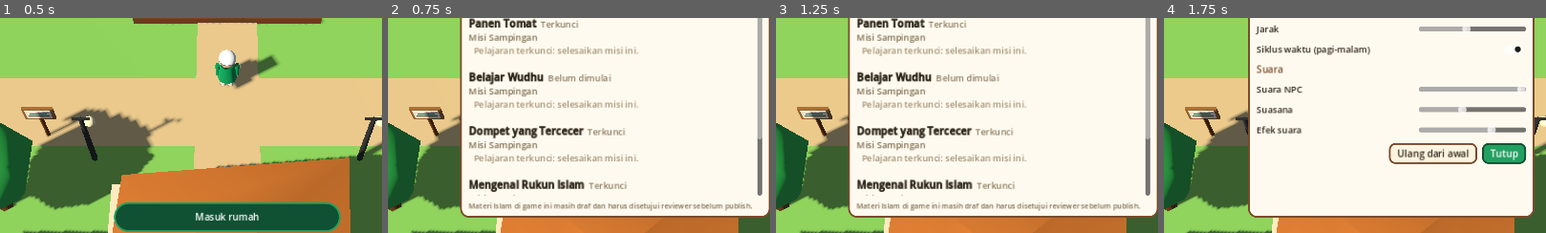
Above: before the commit, frames 1-4 (left to right).
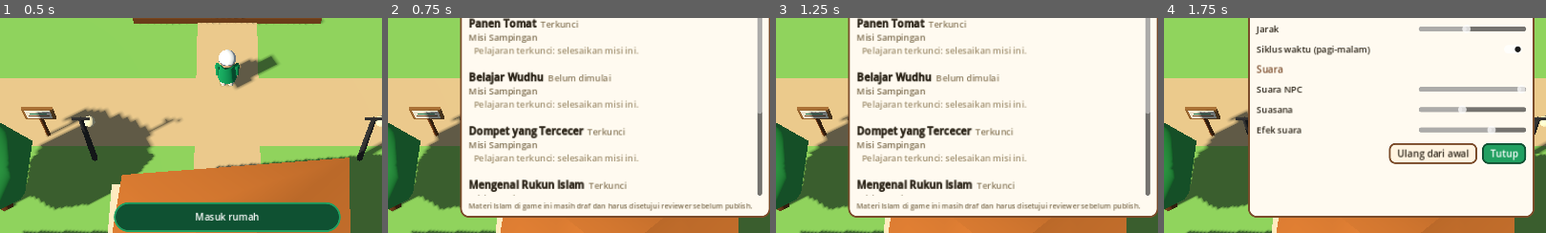
Above: after the commit, the same moments.

Repository: berlianlife/jelajah-kampung
Game: Godot game, scene res://scenes/main.tscn
Two runs of this game, one before a commit and one after it. Both use one fixed random seed, a clock stepped at 60 frames per second and the inputs below.
Inputs:
- Up to frame 1 (0.5 s): no input
- Up to frame 2 (0.75 s): click "Jurnal (J)" at 0.5 s
- Up to frame 3 (1.25 s): no input
- Up to frame 4 (1.75 s): click "Pengaturan" at 1.25 s
The pictures show only the part of the screen within x 20-70%, y 37-87%; the shares and areas given below are measured in that part.

Frame 1 is identical in both runs. In frame 2, 0.1% of the frame differs, in the area x 96-98%, y 44-57%; in frame 3, 0.1%; in frame 4, nothing differs.

Commit message:
v0.8: Bertamu dan Adab Makan, Bu Aminah's house, chained questions, teleport effect, unbiased quiz buttons

Diff:
--- a/data/quests/03_learn_wudhu.json
+++ b/data/quests/03_learn_wudhu.json
@@ -123,7 +123,8 @@
               "label": "Berniat di dalam hati, lalu membaca basmalah",
               "counter_add": 1,
               "sfx": "pick",
-              "toast": "Bagus! Langkah 1 dari 7"
+              "toast": "Bagus! Langkah 1 dari 7",
+              "continue": true
             },
             {
               "label": "Membasuh kedua telapak tangan",
@@ -179,7 +180,8 @@
               "label": "Membasuh kedua telapak tangan",
               "counter_add": 1,
               "sfx": "pick",
-              "toast": "Bagus! Langkah 2 dari 7"
+              "toast": "Bagus! Langkah 2 dari 7",
+              "continue": true
             }
           ]
         },
@@ -208,7 +210,8 @@
               "label": "Berkumur dan membersihkan hidung",
               "counter_add": 1,
               "sfx": "pick",
-              "toast": "Bagus! Langkah 3 dari 7"
+              "toast": "Bagus! Langkah 3 dari 7",
+              "continue": true
             },
             {
               "label": "Membasuh wajah",
@@ -237,7 +240,8 @@
               "label": "Membasuh wajah",
               "counter_add": 1,
               "sfx": "pick",
-              "toast": "Bagus! Langkah 4 dari 7"
+              "toast": "Bagus! Langkah 4 dari 7",
+              "continue": true
             },
             {
               "label": "Membasuh kedua tangan sampai siku",
@@ -293,7 +297,8 @@
               "label": "Membasuh kedua tangan sampai siku",
               "counter_add": 1,
               "sfx": "pick",
-              "toast": "Bagus! Langkah 5 dari 7"
+              "toast": "Bagus! Langkah 5 dari 7",
+              "continue": true
             }
           ]
         },
@@ -322,7 +327,8 @@
               "label": "Mengusap kepala dan kedua telinga",
               "counter_add": 1,
               "sfx": "pick",
-              "toast": "Bagus! Langkah 6 dari 7"
+              "toast": "Bagus! Langkah 6 dari 7",
+              "continue": true
             },
             {
               "label": "Membasuh kedua kaki sampai mata kaki",
--- /dev/null
+++ b/data/quests/07_adab_makan.json
@@ -0,0 +1,413 @@
+{
+  "quest_id": "q.adab_makan",
+  "type": "side",
+  "title": "Bertamu dan Adab Makan",
+  "requires": {
+    "q.help_neighbor": 3
+  },
+  "goal": 6,
+  "start_target": "aminah",
+  "content_status": "draft_pending_review",
+  "review_notes": "Adab bertamu dan adab makan untuk anak. Redaksi dan dalil setiap adab WAJIB diverifikasi reviewer sebelum publish. Belum ada dalil di game.",
+  "learning_objective": "Adab bertamu (izin, salam) dan adab makan",
+  "target_age": "5-12",
+  "reviewer": null,
+  "version": 1,
+  "steps": [
+    {
+      "text": "Ketuk pintu rumah Bu Aminah",
+      "done_if": {
+        "state_gte": 2
+      },
+      "target": "pintu_aminah"
+    },
+    {
+      "text": "Makan siang bersama Bu Aminah ({n}/{goal})",
+      "done_if": {
+        "state_gte": 3
+      },
+      "target": "aminah_home"
+    }
+  ],
+  "npcs": {
+    "aminah": {
+      "0": {
+        "lines": [
+          {
+            "who": "Bu Aminah",
+            "text": "Ahmad, siang ini Ibu masak opor ayam."
+          },
+          {
+            "who": "Bu Aminah",
+            "text": "Mampir makan siang di rumah Ibu, yuk. Ibu tunggu di dalam, ya."
+          }
+        ],
+        "choices": [
+          {
+            "label": "Mau, Bu! Terima kasih.",
+            "set_state": 1,
+            "toast": "Misi sampingan: Bertamu dan Adab Makan",
+            "reply": [
+              {
+                "who": "Bu Aminah",
+                "text": "Nanti ketuk pintunya dulu, ya."
+              }
+            ]
+          },
+          {
+            "label": "Nanti dulu, Bu.",
+            "reply": [
+              {
+                "who": "Bu Aminah",
+                "text": "Iya, Nak. Kapan-kapan mampir, ya."
+              }
+            ]
+          }
+        ]
+      },
+      "1": {
+        "lines": [
+          {
+            "who": "Bu Aminah",
+            "text": "Ibu masuk dulu menyiapkan makanan. Ketuk pintunya, ya."
+          }
+        ]
+      },
+      "2": {
+        "lines": [
+          {
+            "who": "Bu Aminah",
+            "text": "Ayo masuk, makanannya sudah siap di dalam."
+          }
+        ]
+      },
+      "3": {
+        "lines": [
+          {
+            "who": "Bu Aminah",
+            "text": "Terima kasih sudah mampir tadi, Ahmad."
+          }
+        ]
+      }
+    },
+    "aminah_home": {
+      "2": [
+        {
+          "if": {
+            "counter_gte": 0,
+            "counter_lt": 1
+          },
+          "lines": [
+            {
+              "who": "Bu Aminah",
+              "text": "Makanan sudah siap. Sebelum makan, apa yang Ahmad lakukan dulu?"
+            }
+          ],
+          "choices": [
+            {
+              "label": "Mencuci tangan",
+              "counter_add": 1,
+              "sfx": "pick",
+              "continue": true,
+              "toast": "Bagus! 1 dari 6"
+            },
+            {
+              "label": "Langsung mengambil lauk",
+              "reply": [
+                {
+                  "who": "Bu Aminah",
+                  "text": "Hmm, coba pikirkan lagi, Nak. Bicara lagi dengan Ibu kalau sudah ingat."
+                }
+              ]
+            },
+            {
+              "label": "Duduk sambil bermain bola",
+              "reply": [
+                {
+                  "who": "Bu Aminah",
+                  "text": "Hmm, coba pikirkan lagi, Nak. Bicara lagi dengan Ibu kalau sudah ingat."
+                }
+              ]
+            }
+          ]
+        },
+        {
+          "if": {
+            "counter_gte": 1,
+            "counter_lt": 2
+          },
+          "lines": [
+            {
+              "who": "Bu Aminah",
+              "text": "Sebelum suapan pertama, Ahmad..."
+            }
+          ],
+          "choices": [
+            {
+              "label": "Meniup-niup makanan yang panas",
+              "reply": [
+                {
+                  "who": "Bu Aminah",
+                  "text": "Hmm, coba pikirkan lagi, Nak. Bicara lagi dengan Ibu kalau sudah ingat."
+                }
+              ]
+            },
+            {
+              "label": "Membaca bismillah",
+              "counter_add": 1,
+              "sfx": "pick",
+              "continue": true,
+              "toast": "Bagus! 2 dari 6"
+            },
+            {
+              "label": "Langsung makan tanpa membaca apa-apa",
+              "reply": [
+                {
+                  "who": "Bu Aminah",
+                  "text": "Hmm, coba pikirkan lagi, Nak. Bicara lagi dengan Ibu kalau sudah ingat."
+                }
+              ]
+            }
+          ]
+        },
+        {
+          "if": {
+            "counter_gte": 2,
+            "counter_lt": 3
+          },
+          "lines": [
+            {
+              "who": "Bu Aminah",
+              "text": "Tangan mana yang dipakai untuk makan?"
+            }
+          ],
+          "choices": [
+            {
+              "label": "Tangan kiri",
+              "reply": [
+                {
+                  "who": "Bu Aminah",
+                  "text": "Hmm, coba pikirkan lagi, Nak. Bicara lagi dengan Ibu kalau sudah ingat."
+                }
+              ]
+            },
+            {
+              "label": "Bebas saja, mana yang dekat",
+              "reply": [
+                {
+                  "who": "Bu Aminah",
+                  "text": "Hmm, coba pikirkan lagi, Nak. Bicara lagi dengan Ibu kalau sudah ingat."
+                }
+              ]
+            },
+            {
+              "label": "Tangan kanan",
+              "counter_add": 1,
+              "sfx": "pick",
+              "continue": true,
+              "toast": "Bagus! 3 dari 6"
+            }
+          ]
+        },
+        {
+          "if": {
+            "counter_gte": 3,
+            "counter_lt": 4
+          },
+          "lines": [
+            {
+              "who": "Bu Aminah",
+              "text": "Lauknya ada di beberapa piring. Ahmad mengambil yang mana?"
+            }
+          ],
+          "choices": [
+            {
+              "label": "Yang dekat dengan Ahmad",
+              "counter_add": 1,
+              "sfx": "pick",
+              "continue": true,
+              "toast": "Bagus! 4 dari 6"
+            },
+            {
+              "label": "Yang paling jauh di seberang",
+              "reply": [
+                {
+                  "who": "Bu Aminah",
+                  "text": "Hmm, coba pikirkan lagi, Nak. Bicara lagi dengan Ibu kalau sudah ingat."
+                }
+              ]
+            },
+            {
+              "label": "Semua dipindah ke piring Ahmad",
+              "reply": [
+                {
+                  "who": "Bu Aminah",
+                  "text": "Hmm, coba pikirkan lagi, Nak. Bicara lagi dengan Ibu kalau sudah ingat."
+                }
+              ]
+            }
+          ]
+        },
+        {
+          "if": {
+            "counter_gte": 4,
+            "counter_lt": 5
+          },
+          "lines": [
+            {
+              "who": "Bu Aminah",
+              "text": "Ternyata ada sayur yang kurang Ahmad suka. Apa yang Ahmad lakukan?"
+            }
+          ],
+          "choices": [
+            {
+              "label": "Menyisihkan sayur ke piring orang lain",
+              "reply": [
+                {
+                  "who": "Bu Aminah",
+                  "text": "Hmm, coba pikirkan lagi, Nak. Bicara lagi dengan Ibu kalau sudah ingat."
+                }
+              ]
+            },
+            {
+              "label": "Tidak mencela makanan, cukup tidak mengambilnya",
+              "counter_add": 1,
+              "sfx": "pick",
+              "continue": true,
+              "toast": "Bagus! 5 dari 6"
+            },
+            {
+              "label": "Bilang sayurnya tidak enak",
+              "reply": [
+                {
+                  "who": "Bu Aminah",
+                  "text": "Hmm, coba pikirkan lagi, Nak. Bicara lagi dengan Ibu kalau sudah ingat."
+                }
+              ]
+            }
+          ]
+        },
+        {
+          "if": {
+            "counter_gte": 5,
+            "counter_lt": 6
+          },
+          "lines": [
+            {
+              "who": "Bu Aminah",
+              "text": "Alhamdulillah, sudah kenyang. Selesai makan Ahmad mengucapkan apa?"
+            }
+          ],
+          "choices": [
+            {
+              "label": "Sudah, ah",
+              "reply": [
+                {
+                  "who": "Bu Aminah",
+                  "text": "Hmm, coba pikirkan lagi, Nak. Bicara lagi dengan Ibu kalau sudah ingat."
+                }
+              ]
+            },
+            {
+              "label": "Tidak mengucapkan apa-apa",
+              "reply": [
+                {
+                  "who": "Bu Aminah",
+                  "text": "Hmm, coba pikirkan lagi, Nak. Bicara lagi dengan Ibu kalau sudah ingat."
+                }
+              ]
+            },
+            {
+              "label": "Alhamdulillah",
+              "counter_add": 1,
+              "sfx": "done",
+              "set_state": 3,
+              "add_sticker": 1,
+              "learn": "adab.makan_bertamu",
+              "learn_title": "Adab Bertamu dan Makan",
+              "learn_text": "Saat bertamu Ahmad mengetuk pintu dan mengucapkan salam. Saat makan ia mencuci tangan, membaca bismillah, makan dengan tangan kanan, mengambil yang dekat, tidak mencela makanan, dan mengucapkan alhamdulillah.",
+              "reply": [
+                {
+                  "who": "Bu Aminah",
+                  "text": "Masya Allah, adab makanmu bagus sekali, Ahmad. Terima kasih sudah mampir."
+                }
+              ]
+            }
+          ]
+        }
+      ],
+      "3": {
+        "lines": [
+          {
+            "who": "Bu Aminah",
+            "text": "Kalau sudah, boleh pamit lewat pintu, ya. Hati-hati di jalan."
+          }
+        ]
+      }
+    }
+  },
+  "items": {
+    "pintu_aminah": {
+      "1": {
+        "lines": [
+          {
+            "who": "Ahmad",
+            "text": "Ini rumah Bu Aminah. Apa yang sebaiknya Ahmad lakukan?"
+          }
+        ],
+        "choices": [
+          {
+            "label": "Langsung membuka pintu dan masuk",
+            "reply": [
+              {
+                "who": "Ahmad",
+                "text": "Eh, sebaiknya jangan langsung masuk rumah orang. Ketuk dulu."
+              }
+            ]
+          },
+          {
+            "label": "Mengetuk pintu dan mengucapkan salam",
+            "set_state": 2,
+            "sfx": "open",
+            "teleport": {
+              "to": {
+                "x": 100.0,
+                "z": -27.2
+              },
+              "place": "Rumah Bu Aminah"
+            },
+            "toast": "Bu Aminah mempersilakan masuk"
+          },
+          {
+            "label": "Mengintip dari jendela",
+            "reply": [
+              {
+                "who": "Ahmad",
+                "text": "Mengintip rumah orang itu tidak sopan. Ketuk pintu dan ucapkan salam saja."
+              }
+            ]
+          }
+        ]
+      },
+      "3": {
+        "lines": [
+          {
+            "who": "Ahmad",
+            "text": "Assalamu'alaikum, Bu Aminah."
+          },
+          {
+            "who": "Bu Aminah",
+            "text": "Wa'alaikumussalam. Masuk, Nak."
+          }
+        ],
+        "teleport": {
+          "to": {
+            "x": 100.0,
+            "z": -27.2
+          },
+          "place": "Rumah Bu Aminah"
+        }
+      }
+    }
+  }
+}
--- a/data/world/npcs.json
+++ b/data/world/npcs.json
@@ -163,6 +163,24 @@
           "text": "Assalamu'alaikum, Ahmad. Di masjid kita menjaga ketenangan, ya."
         }
       ]
+    },
+    {
+      "id": "aminah_home",
+      "name": "Bu Aminah",
+      "prompt": "Bicara dengan Bu Aminah",
+      "x": 101.4,
+      "z": -31.2,
+      "look": {
+        "robe": "7B61FF",
+        "dress": true,
+        "hijab": "5d47d6"
+      },
+      "idle": [
+        {
+          "who": "Bu Aminah",
+          "text": "Silakan duduk, Ahmad."
+        }
+      ]
     }
   ]
 }
--- a/data/world/places.json
+++ b/data/world/places.json
@@ -50,6 +50,23 @@
         "z": -8.4
       },
       "place": "Kampung Muslim"
+    },
+    {
+      "id": "door_aminah_out",
+      "prompt": "Pamit dan keluar",
+      "x": 100.0,
+      "z": -26.4,
+      "to": {
+        "x": -10.0,
+        "z": 11.6
+      },
+      "place": "Kampung Muslim",
+      "lines_on_enter": [
+        {
+          "who": "Ahmad",
+          "text": "Terima kasih, Bu. Assalamu'alaikum."
+        }
+      ]
     }
   ],
   "props": [
@@ -124,6 +141,18 @@
           "text": "Sandal disusun rapi di rak supaya tidak menghalangi jalan jamaah."
         }
       ]
+    },
+    {
+      "id": "aminah_cupboard",
+      "prompt": "Lihat lemari",
+      "x": 96.0,
+      "z": -32.6,
+      "lines": [
+        {
+          "who": "Ahmad",
+          "text": "Lemari piring Bu Aminah tersusun rapi."
+        }
+      ]
     }
   ],
   "spots": [
@@ -132,6 +161,12 @@
       "prompt": "Gunakan tempat wudhu",
       "x": -4.3,
       "z": -7.6
+    },
+    {
+      "id": "pintu_aminah",
+      "prompt": "Ke pintu rumah Bu Aminah",
+      "x": -10.0,
+      "z": 11.0
     }
   ],
   "areas": [
@@ -156,6 +191,17 @@
         108,
         36
       ]
+    },
+    {
+      "name": "Rumah Bu Aminah",
+      "min": [
+        94,
+        -35
+      ],
+      "max": [
+        106,
+        -25
+      ]
     }
   ]
 }
--- a/scripts/main.gd
+++ b/scripts/main.gd
@@ -8,6 +8,7 @@
 	"res://data/quests/04_lost_wallet.json",
 	"res://data/quests/05_rukun_islam.json",
 	"res://data/quests/06_rukun_iman.json",
+	"res://data/quests/07_adab_makan.json",
 ]
 const NPC_FILE := "res://data/world/npcs.json"
 const ITEM_FILE := "res://data/world/items.json"
@@ -85,6 +86,7 @@
 	engine.learned.connect(hud.show_learn)
 	engine.hide_requested.connect(_hide_instance)
 	engine.sfx_requested.connect(AudioManager.play)
+	engine.teleport_requested.connect(_teleport)
 
 	npc_data = _load_json(NPC_FILE)
 	item_data = _load_json(ITEM_FILE).get("items", {})
@@ -486,7 +488,7 @@
 		AudioManager.play("open")
 		hud.show_dialog(it.info_lines, [], func(_i: int): engine.apply(node, q, key))
 		return
-	_run_node(node, r["quest"], it.instance_key)
+	_run_node(node, r["quest"], it.instance_key, it)
 
 func _format_lines(lines: Array, q: Dictionary) -> Array:
 	var out: Array = []
@@ -494,7 +496,7 @@
 		out.append({"who": l.get("who", ""), "text": engine.fmt(str(l.get("text", "")), q)})
 	return out
 
-func _run_node(node: Dictionary, q: Dictionary, key: String) -> void:
+func _run_node(node: Dictionary, q: Dictionary, key: String, it = null) -> void:
 	var lines: Array = node.get("lines", [])
 	var choices: Array = node.get("choices", [])
 	if lines.is_empty():
@@ -506,7 +508,9 @@
 			var c: Dictionary = choices[choice_idx]
 			engine.apply(c, q, key)
 			if c.has("reply"):
-				_run_node({"lines": c["reply"]}, q, key)
+				_run_node({"lines": c["reply"]}, q, key, it)
+			elif c.get("continue", false) and it != null:
+				_interact(it)
 		else:
 			engine.apply(node, q, key)
 	)
--- a/scripts/quest/quest_engine.gd
+++ b/scripts/quest/quest_engine.gd
@@ -4,13 +4,15 @@
 ## Node selection: state key ("0","1",...) then "default"; a key may hold a list of
 ## variants with "if" conditions (state_gte, counter_gte, counter_lt — all ANDed).
 ## Effects: set_state, counter_add, give_item, remove_item, add_sticker, hide_self,
-## learn (+learn_title/learn_text), sfx, toast ({n} = counter, {goal} = quest goal).
+## learn (+learn_title/learn_text), sfx, toast ({n} = counter, {goal} = quest goal), teleport.
+## A choice with "continue": true re-opens the same NPC/item right away (chained questions).
 
 signal changed
 signal toast_requested(text: String)
 signal learned(title: String, text: String)
 signal hide_requested(key: String)
 signal sfx_requested(name: String)
+signal teleport_requested(d: Dictionary)
 
 var quests: Array = []
 
@@ -136,6 +138,8 @@
 	if dirty:
 		GameData.save()
 		changed.emit()
+	if fx.has("teleport"):
+		teleport_requested.emit(fx["teleport"])
 
 func _collect_learns(v: Variant, out: Dictionary) -> void:
 	if v is Dictionary:
--- a/scripts/ui/hud.gd
+++ b/scripts/ui/hud.gd
@@ -556,7 +556,8 @@
 	var last := _idx == _lines.size() - 1
 	if last and not _choices.is_empty():
 		for i in _choices.size():
-			var b := _button(str(_choices[i].get("label", "")), i == 0)
+			# Quizzes (3+ options) must not hint the answer: all buttons look the same.
+			var b := _button(str(_choices[i].get("label", "")), i == 0 and _choices.size() <= 2)
 			b.pressed.connect(_close.bind(i))
 			btn_row.add_child(b)
 	else:
--- a/scripts/world/world_builder.gd
+++ b/scripts/world/world_builder.gd
@@ -76,6 +76,7 @@
 ## Interior origin (Ahmad's room) — far outside the village bounds.
 const INTERIOR := Vector3(100, 0, 0)
 const MASJID_IN := Vector3(100, 0, 30)
+const AMINAH_IN := Vector3(100, 0, -30)
 
 static func _map(x: float, z: float, w: float, d: float, color: String, round := false) -> void:
 	map_shapes.append({"x": x, "z": z, "w": w, "d": d, "color": color, "round": round})
@@ -327,6 +328,29 @@
 		parent.add_child(pool)
 		lamp_pools.append(pm)
 
+## Bu Aminah's living room at AMINAH_IN (10 x 8): mat, low table with dishes, cupboard.
+static func aminah_interior(parent: Node3D) -> void:
+	var o := AMINAH_IN
+	flat(parent, Vector2(10, 8), o + Vector3(0, 0.01, 0), "d9b98a")
+	box(parent, Vector3(10, 3, 0.3), o + Vector3(0, 1.5, -4), "f6e3c0", true)
+	box(parent, Vector3(0.3, 3, 8), o + Vector3(-5, 1.5, 0), "f1dcb6", true)
+	box(parent, Vector3(0.3, 3, 8), o + Vector3(5, 1.5, 0), "f1dcb6", true)
+	box(parent, Vector3(4.0, 0.4, 0.3), o + Vector3(-3.0, 0.2, 4), "e8cfa6", true)
+	box(parent, Vector3(4.0, 0.4, 0.3), o + Vector3(3.0, 0.2, 4), "e8cfa6", true)
+	_wall(parent, Vector3(10, 3, 0.3), o + Vector3(0, 1.5, 4.4))
+	flat(parent, Vector2(4.2, 2.8), o + Vector3(0.4, 0.02, -1.4), "b0473a")
+	box(parent, Vector3(2.4, 0.35, 1.2), o + Vector3(0.4, 0.18, -1.4), "8a5a30", true)
+	for i in 4:
+		var px := -0.4 + i * 0.55
+		mesh_at(parent, cyl_mesh(0.2, 0.18, 0.06, 10), "fff4e1", o + Vector3(px, 0.39, -1.4))
+	mesh_at(parent, cyl_mesh(0.28, 0.22, 0.2, 10), "f6b73c", o + Vector3(0.4, 0.46, -1.4))
+	box(parent, Vector3(1.6, 2.0, 0.5), o + Vector3(-4.0, 1.0, -3.4), "7a4b2a", true)
+	for r in 3:
+		box(parent, Vector3(1.4, 0.05, 0.42), o + Vector3(-4.0, 0.6 + r * 0.5, -3.2), "a8743f")
+	box(parent, Vector3(1.2, 1.0, 0.1), o + Vector3(2.6, 1.8, -3.82), "8ec9ff")
+	box(parent, Vector3(0.15, 2.2, 0.15), o + Vector3(-0.8, 1.1, 4.0), "5b3519")
+	box(parent, Vector3(0.15, 2.2, 0.15), o + Vector3(0.8, 1.1, 4.0), "5b3519")
+
 static func bounds(parent: Node3D) -> void:
 	var h := HALF
 	for spec in [
@@ -387,5 +411,6 @@
 	_map(15, -15, 6.4, 6.4, "5aa9e6", true)
 	interior(world)
 	masjid_interior(world)
+	aminah_interior(world)
 	street_lamps(world)
 	bounds(world)
--- a/tests/screenshot.gd
+++ b/tests/screenshot.gd
@@ -6,12 +6,12 @@
 	root.get_viewport().get_texture().get_image().save_png("/tmp/shot_%s.png" % name)
 func _run():
 	var gd = root.get_node("GameData"); gd.reset(); gd.state["settings"] = gd.default_settings()
-	gd.set_quest("q.help_neighbor", 3); gd.set_quest("q.learn_wudhu", 3); gd.set_quest("q.rukun_iman", 1)
+	gd.set_quest("q.help_neighbor", 3); gd.set_quest("q.adab_makan", 2); gd.state["time"]["hour"] = 12.0
 	var m = load("res://scenes/main.tscn").instantiate(); root.add_child(m)
-	m.player.position = Vector3(-4.6, 0, 6.2); m.rig.snap()
-	gd.state["time"]["hour"] = 10.0
-	await shot("board_day")
-	gd.state["time"]["hour"] = 21.0
-	m.player.position = Vector3(0, 0, 5.5); m.rig.snap()
-	await shot("night_lamps")
+	m._teleport({"to": {"x": 100.0, "z": -29.8}, "place": "Rumah Bu Aminah"})
+	for i in 5: await process_frame
+	m.hud.close_learn(); m.hud.advance()
+	for i in 3: await process_frame
+	m._on_action()
+	await shot("aminah")
 	quit()
--- a/tests/smoke_test.gd
+++ b/tests/smoke_test.gd
@@ -218,7 +218,7 @@
 
 	# --- journal ---
 	var j: Array = main.engine.journal_data()
-	check(j.size() == 6 and j[5]["status"] == "Terkunci" and j[4]["status"] == "Belum dimulai" and j[0]["status"] == "Selesai" and j[1]["status"] == "Selesai" and j[2]["status"] == "Belum dimulai" and j[3]["status"] == "Selesai", "journal statuses after 3 quests")
+	check(j.size() == 7 and j[6]["status"] == "Belum dimulai" and j[5]["status"] == "Terkunci" and j[4]["status"] == "Belum dimulai" and j[0]["status"] == "Selesai" and j[1]["status"] == "Selesai" and j[2]["status"] == "Belum dimulai" and j[3]["status"] == "Selesai", "journal statuses after 3 quests")
 	check(j[0]["lessons"][0]["unlocked"] and j[0]["lessons"][0]["title"] == "Adab Bertetangga", "journal: lesson unlocked")
 	check(main.inventory_view().is_empty(), "inventory empty after handing in items")
 	hud.toggle_journal()
@@ -397,6 +397,67 @@
 	await frames(2)
 	if hud.learn_open():
 		main._on_action()
+	check(main.engine.current_target() == "aminah", "next offer = Bu Aminah (adab makan)")
+
+	# --- Bertamu dan Adab Makan ---
+	await goto(Vector3(-8.3, 0, 14.0))
+	main._on_action()
+	main._on_action()
+	hud._close(0)
+	await frames(2)
+	hud.advance()
+	await frames(2)
+	check(gd.quest("q.adab_makan") == 1, "adab makan invitation accepted")
+	await goto(Vector3(-10.0, 0, 11.8))
+	check(near_id() == "pintu_aminah", "Bu Aminah's door interactable")
+	main._on_action()
+	hud._close(0)
+	await frames(2)
+	check(hud.dialog_open() and gd.quest("q.adab_makan") == 1 and main.in_village(), "barging in -> reminder, stays outside")
+	hud.advance()
+	await frames(2)
+	main._on_action()
+	hud._close(1)
+	await frames(3)
+	check(gd.quest("q.adab_makan") == 2 and main.area_of(main.player.position) == "Rumah Bu Aminah", "knock + salam -> inside Bu Aminah's house")
+	await goto(Vector3(101.4, 0, -29.8))
+	check(near_id() == "aminah_home", "Bu Aminah inside interactable")
+	main._on_action()
+	var nd0: Dictionary = main.engine.resolve("aminah_home", "npcs")["node"]
+	var bad := -1
+	for i in nd0["choices"].size():
+		if not nd0["choices"][i].has("counter_add"):
+			bad = i
+	hud._close(bad)
+	await frames(2)
+	check(hud.dialog_open() and gd.counter("q.adab_makan") == 0, "wrong adab answer -> gentle hint")
+	hud.advance()
+	await frames(2)
+	main._on_action()
+	var chained := 0
+	for k in 6:
+		var nd: Dictionary = main.engine.resolve("aminah_home", "npcs")["node"]
+		var good := -1
+		for i in nd["choices"].size():
+			if nd["choices"][i].has("counter_add"):
+				good = i
+		hud._close(good)
+		await frames(2)
+		if k < 5 and hud.dialog_open():
+			chained += 1
+	check(chained == 5, "questions chain automatically after correct answers (%d/5)" % chained)
+	check(gd.quest("q.adab_makan") == 3 and gd.state["learned"].has("adab.makan_bertamu"), "adab makan complete + lesson")
+	hud.advance()
+	await frames(2)
+	if hud.learn_open():
+		main._on_action()
+	await goto(Vector3(100.0, 0, -27.0))
+	check(near_id() == "door_aminah_out", "exit door in Bu Aminah's house")
+	main._on_action()
+	await frames(2)
+	main._on_action()
+	await frames(2)
+	check(main.in_village() and not hud.is_blocking(), "back in village after pamit")
 	check(main.engine.current_target() == "", "no objective left")
 
 	# --- night behaviour ---
Not shown, changed: export/web/index.pck
